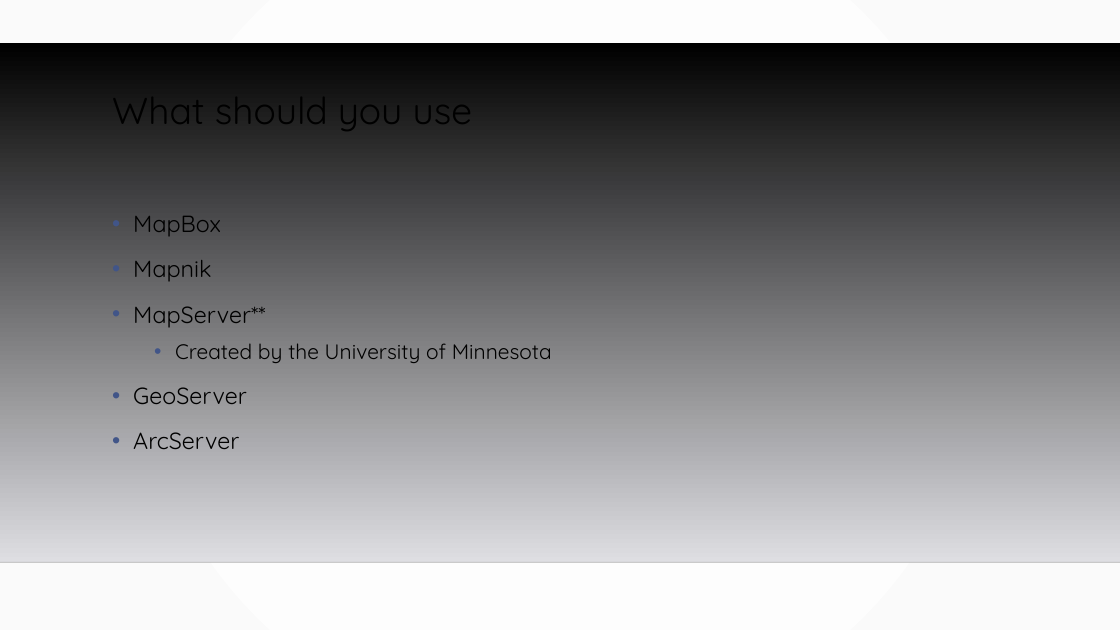
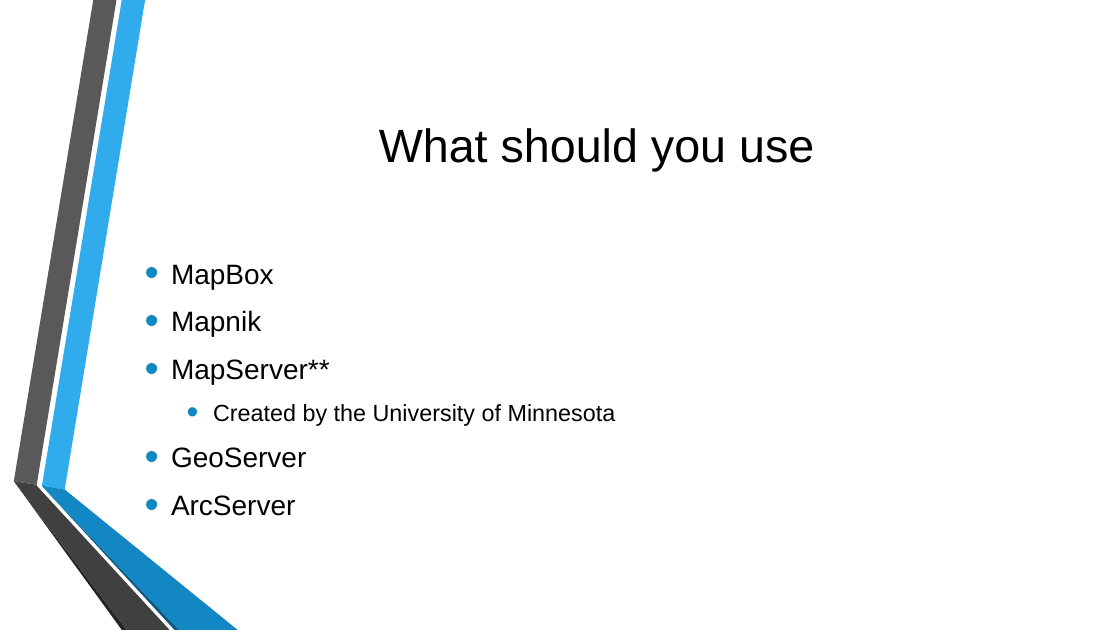
Before and after one commit to MGIS-UMN/GIS5577_week10, a slide deck: slide 7 of WebMapping_Backend.odp. Drawn at 1120x630 pixels with LibreOffice and Linux fonts; fonts in the diff are those of the drawing; background and template pictures are left out. Boxes give left, top, right and bottom in pixels: in the first picture for what was removed or moved away, otherwise in the second. Text is boxed around its words. In the diff, an @@ line names an element or a change of style, - is before the commit and + after.

```diff
--- a/WebMapping_Backend.odp
+++ b/WebMapping_Backend.odp
@@ background gradient #FFFFFF to #FAFAFA to picture (left out) @@
@@ freeform shape removed at (0,43,1120,562) @@
@@ title "What should you use": place and size @@
-title "What should you use" at (112,80,473,135)
+title "What should you use" at (379,128,814,171)
@@ title "What should you use" at (379,128,814,171): size 32 to 40 pt, font Quicksand to Arial; alignment left to centre; line spacing 0.9 to 1; vertical alignment top to middle @@
@@ text "MapBox": place and size @@
-text "MapBox" at (133,216,552,449)
+text "MapBox" at (171,264,616,516)
@@ text "MapBox" at (171,264,616,516): size 20 to 24 pt in "MapBox", "Mapnik", "MapServer**", "GeoServer" and 1 more places; font Quicksand to Arial; size 18 to 20 pt in "Created by the University of Minnesota"; indent changed; line spacing 1.2 to 1; more space between paragraphs; bullet colour #415588 to #1287C3; vertical alignment top to middle @@
@@ group added at (13,0,238,630): 6 freeform shapes @@
@@ line removed from (0, 562) to (1120, 562) @@
```
Also in this commit, not shown: 12 other slides changed, 1 other file.
